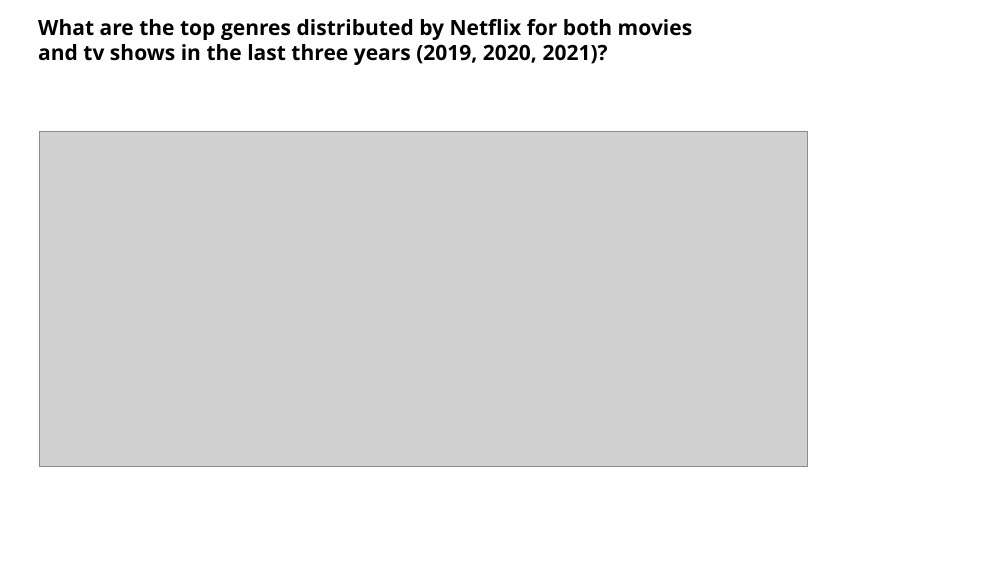
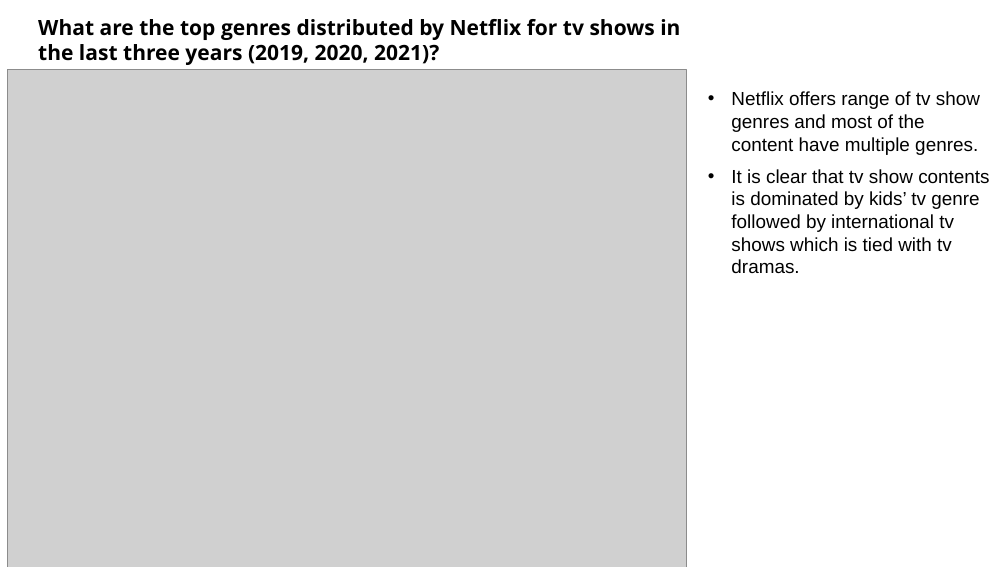
Before and after one commit to Costilrt/The-First-Project, a slide deck: slide 10 of TeamProjectPPT updated.pptx (slide 9 before the commit). Drawn at 1008x567 pixels with LibreOffice and Linux fonts; fonts in the diff are those of the drawing; grey boxes stand for pictures; background and template pictures are left out. Boxes give left, top, right and bottom in pixels: in the first picture for what was removed or moved away, otherwise in the second. Text is boxed around its words. In the diff, an @@ line names an element or a change of style, - is before the commit and + after.

```diff
--- a/TeamProjectPPT updated.pptx
+++ b/TeamProjectPPT updated.pptx
@@ text at [38, 19, 680, 65]: text changed @@
-What are the top genres distributed by Netflix for both movies and tv shows in the last three years (2019, 2020, 2021)?
+What are the top genres distributed by Netflix for tv shows in the last three years (2019, 2020, 2021)?
@@ picture: place and size @@
-picture at [40, 131, 808, 467]
+picture at [7, 69, 686, 567]
@@ text added at [731, 91, 989, 274], 18 pt, text #000000 @@
+• Netflix offers range of tv show genres and most of the content have multiple genres.
+• It is clear that tv show contents is dominated by kids’ tv genre followed by international tv shows which is tied with tv dramas.
```
Also in this commit, not shown: 2 other slides changed, 1 slide added.
